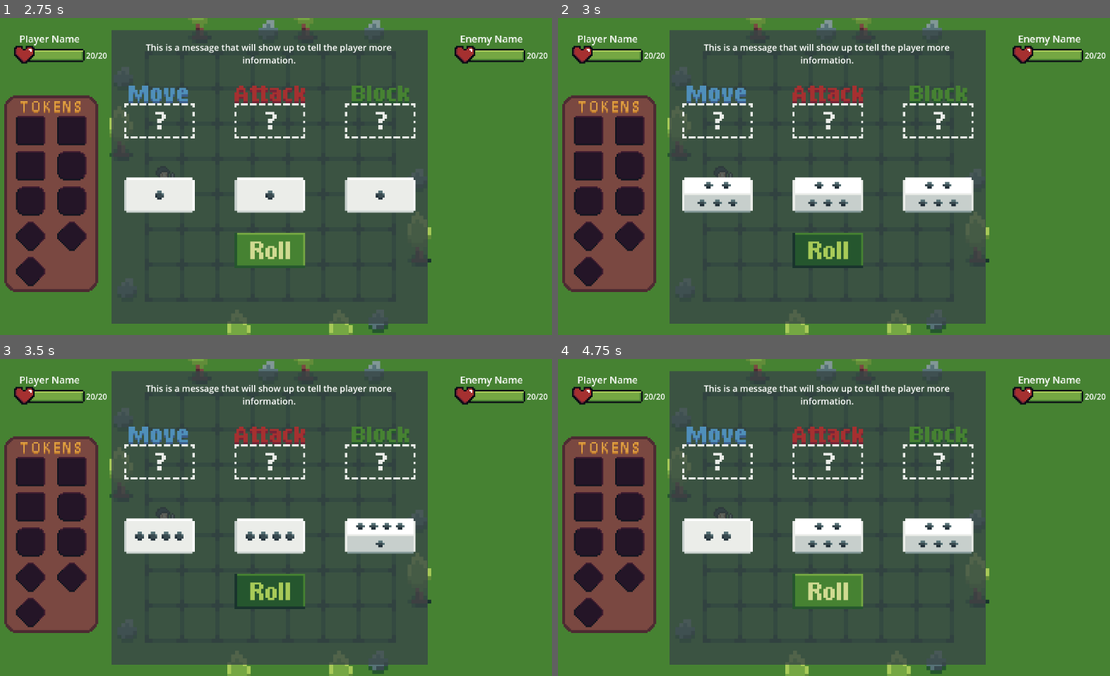
Above: before the commit, frames 1-4 (two rows, left to right).
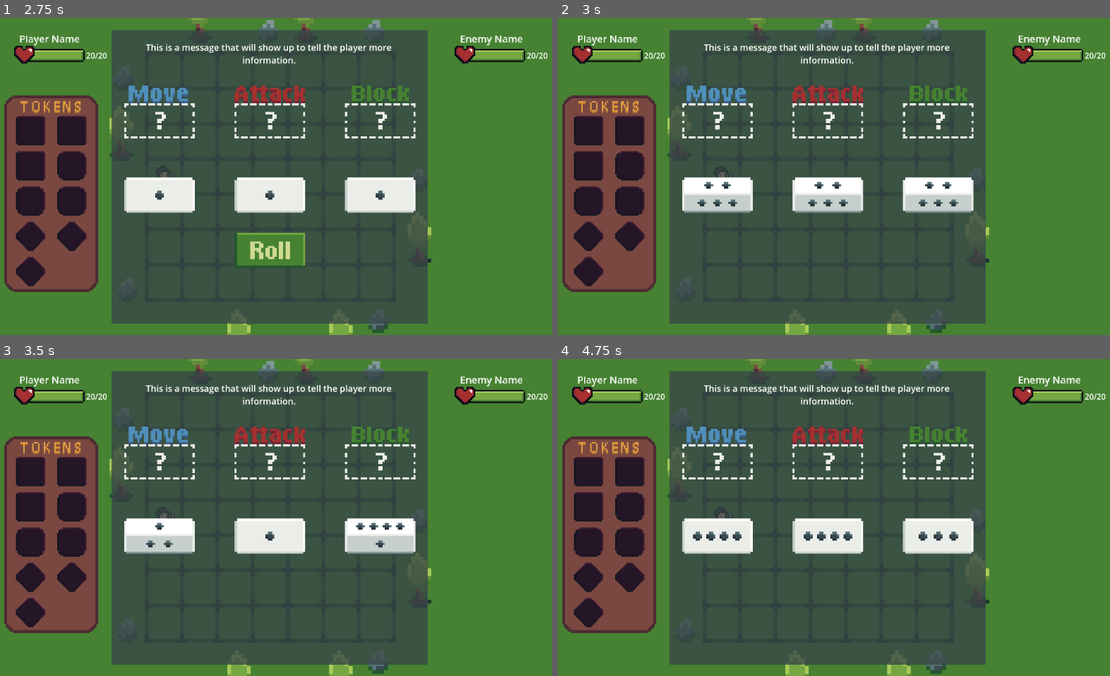
Above: after the commit, the same moments.

Repository: GilanRanger/GodotWildJam70
Game: Godot game, scene res://scenes/ring_one_board.tscn
Two runs of this game, one before a commit and one after it. Both use one fixed random seed, a clock stepped at 60 frames per second and the inputs below.
Inputs (mouse positions are in pixels of both pictures, inside the frame that each line leads up to):
- Up to frame 1 (2.75 s): tap Enter at 0.5, 2 s; move the mouse to (391, 160) at 0.52 s; click (391, 160) at 0.67 s; tap Space at 1.25 s; move the mouse to (160, 192) at 1.27 s; click (160, 192) at 1.42 s; move the mouse to (325, 106) at 2.02 s; click (325, 106) at 2.17 s
- Up to frame 2 (3 s): tap Space at 2.75 s; move the mouse to (800, 239) at 2.77 s; click (800, 239) at 2.92 s
- Up to frame 3 (3.5 s): no input
- Up to frame 4 (4.75 s): move the mouse to (999, 565) at 3.52 s; click (999, 565) at 3.67 s; move the mouse to (657, 469) at 4.27 s; click (657, 469) at 4.42 s

Frame 1 is identical in both runs. In frame 2, 0.5% of the frame differs, in the area x 42-56%, y 67-79%; in frame 3, 1.5%; in frame 4, 3.0%, in the area x 24-75%, y 51-79%.
Error in both runs: Invalid access to property or key 'button_index' on a base object of type 'InputEventKey'. (res://scenes/roll_button.gd:30)

Commit message:
Sunday Night Update 2

Diff:
--- a/assets/ui/scripts/dice.gd
+++ b/assets/ui/scripts/dice.gd
@@ -1,7 +1,23 @@
 extends Node2D
 
 @onready var sprite = get_node("Sprite")
+const sprite_width = 150
+const sprite_height = 75
+
 @onready var timer = get_node("Timer")
+
+@onready var selector = get_parent().get_node("Selector")
+@onready var move_area = get_parent().get_node("DieAreaMove")
+@onready var attack_area = get_parent().get_node("DieAreaAttack")
+@onready var block_area = get_parent().get_node("DieAreaBlock")
+
+@onready var go_button = get_parent().get_node("GoButton")
+
+enum DiceArea {
+	MOVE,
+	ATTACK,
+	BLOCK
+}
 
 const last_frame = 7
 var current_frame = 0
@@ -9,6 +25,7 @@
 var rng = RandomNumberGenerator.new()
 
 var result = -1
+var current_area: DiceArea
 
 # Called when the node enters the scene tree for the first time.
 func _ready():
@@ -20,6 +37,10 @@
 
 	result = -1
 
+	global.move_picked = false
+	global.attack_picked = false
+	global.block_picked = false
+
 	# Set to random starting orientation
 	sprite.frame = randi_range(0, 7)
 	if(sprite.frame % 2 == 1):
@@ -28,8 +49,8 @@
 func spin():
 	animate_spin()
 
-	timer.wait_time += rng.randf_range(0.05, 0.025)
-	if timer.wait_time > rng.randf_range(0.45, 0.55):
+	timer.wait_time += rng.randf_range(0.0, 0.049)
+	if timer.wait_time > rng.randf_range(0.3, 0.5):
 		stop_spin()
 		if sprite.frame % 2 == 1:
 			sprite.frame -= 1
@@ -57,3 +78,74 @@
 
 func _on_roll_button_roll_clicked():
 	start_spin()
+
+func _input(event):
+	if not visible: return
+	if result == -1: return
+
+	# Select Die
+	if event.is_pressed() and event.button_index == MOUSE_BUTTON_LEFT:
+		var mouse_position = get_global_mouse_position()
+
+		var distance_x = abs(global_position.x - mouse_position.x)
+		var distance_y = abs(global_position.y - mouse_position.y)
+
+		if distance_x < (sprite_width / 2) and distance_y < (sprite_height / 2):
+			click_event()
+
+	# Move
+	if event.is_pressed() and event.button_index == MOUSE_BUTTON_LEFT:
+		if selector.global_position.distance_to(global_position) < 0.1:
+			var mouse_position = get_global_mouse_position()
+
+			var distance_x_move = abs(move_area.global_position.x - mouse_position.x)
+			var distance_y_move = abs(move_area.global_position.y - mouse_position.y)
+
+			var distance_x_attack = abs(attack_area.global_position.x - mouse_position.x)
+			var distance_y_attack = abs(attack_area.global_position.y - mouse_position.y)
+
+			var distance_x_block = abs(block_area.global_position.x - mouse_position.x)
+			var distance_y_block = abs(block_area.global_position.y - mouse_position.y)
+
+			if distance_x_move < (sprite_width / 2) and distance_y_move < (sprite_height / 2):
+				move_to(DiceArea.MOVE)
+
+			if distance_x_attack < (sprite_width / 2) and distance_y_attack < (sprite_height / 2):
+				move_to(DiceArea.ATTACK)
+
+			if distance_x_block < (sprite_width / 2) and distance_y_block < (sprite_height / 2):
+				move_to(DiceArea.BLOCK)
+
+func click_event():
+	selector.global_position = global_position
+
+func move_to(area: DiceArea):
+	# Show Go button at this point
+	go_button.visible = true
+
+	if current_area == DiceArea.MOVE:
+		global.move_picked = false
+
+	if current_area == DiceArea.ATTACK:
+		global.attack_picked = false
+
+	if current_area == DiceArea.BLOCK:
+		global.block_picked = false
+
+	if area == DiceArea.MOVE:
+		if global.move_picked == true: return
+		global_position = move_area.global_position
+		global.move_picked = true
+
+	if area == DiceArea.ATTACK:
+		if global.attack_picked == true: return
+		global_position = attack_area.global_position
+		global.attack_picked = true
+
+	if area == DiceArea.BLOCK:
+		if global.block_picked == true: return
+		global_position = block_area.global_position
+		global.block_picked = true
+
+	current_area = area
+	selector.global_position = global_position
--- a/scenes/fight_ui.tscn
+++ b/scenes/fight_ui.tscn
@@ -16,6 +16,8 @@
 [ext_resource type="Script" path="res://scenes/roll_button.gd" id="7_hol6y"]
 [ext_resource type="Script" path="res://assets/ui/scripts/dice.gd" id="7_t2vwx"]
 [ext_resource type="Script" path="res://scenes/message_display.gd" id="16_52wp5"]
+[ext_resource type="Texture2D" uid="uid://dm1m2gw2pdy1g" path="res://assets/ui/assets/Selector.png" id="16_i6rxl"]
+[ext_resource type="Script" path="res://scenes/selector.gd" id="16_spbrb"]
 
 [node name="CanvasLayer" type="CanvasLayer"]
 script = ExtResource("1_xnesr")
@@ -114,6 +116,30 @@
 texture = ExtResource("2_n4a87")
 vframes = 2
 
+[node name="DieAreaMove" type="Node2D" parent="DiceDisplay"]
+position = Vector2(450, 275)
+
+[node name="Sprite" type="Sprite2D" parent="DiceDisplay/DieAreaMove"]
+scale = Vector2(3, 3)
+texture = ExtResource("5_t1wdr")
+offset = Vector2(0, -4.5)
+
+[node name="DieAreaAttack" type="Node2D" parent="DiceDisplay"]
+position = Vector2(600, 275)
+
+[node name="Sprite" type="Sprite2D" parent="DiceDisplay/DieAreaAttack"]
+scale = Vector2(3, 3)
+texture = ExtResource("6_mguom")
+offset = Vector2(0, -4.5)
+
+[node name="DieAreaBlock" type="Node2D" parent="DiceDisplay"]
+position = Vector2(750, 275)
+
+[node name="Sprite" type="Sprite2D" parent="DiceDisplay/DieAreaBlock"]
+scale = Vector2(3, 3)
+texture = ExtResource("7_4a8nq")
+offset = Vector2(0, -4.5)
+
 [node name="Die1" type="Node2D" parent="DiceDisplay"]
 position = Vector2(450, 375)
 script = ExtResource("7_t2vwx")
@@ -147,31 +173,12 @@
 
 [node name="Timer" type="Timer" parent="DiceDisplay/Die3"]
 
-[node name="DieAreaMove" type="Node2D" parent="DiceDisplay"]
-position = Vector2(450, 275)
+[node name="Selector" type="Node2D" parent="DiceDisplay"]
+script = ExtResource("16_spbrb")
 
-[node name="Sprite" type="Sprite2D" parent="DiceDisplay/DieAreaMove"]
+[node name="Sprite" type="Sprite2D" parent="DiceDisplay/Selector"]
 scale = Vector2(3, 3)
-texture = ExtResource("5_t1wdr")
-offset = Vector2(0, -4.5)
-
-[node name="DieAreaAttack" type="Node2D" parent="DiceDisplay"]
-position = Vector2(600, 275)
-
-[node name="Sprite" type="Sprite2D" parent="DiceDisplay/DieAreaAttack"]
-scale = Vector2(3, 3)
-texture = ExtResource("6_mguom")
-offset = Vector2(0, -4.5)
-
-[node name="DieAreaBlock" type="Node2D" parent="DiceDisplay"]
-position = Vector2(750, 275)
-
-[node name="Sprite" type="Sprite2D" parent="DiceDisplay/DieAreaBlock"]
-scale = Vector2(3, 3)
-texture = ExtResource("7_4a8nq")
-offset = Vector2(0, -4.5)
-
-[node name="Selector" type="Node2D" parent="DiceDisplay"]
+texture = ExtResource("16_i6rxl")
 
 [node name="MessageDisplay" type="Node2D" parent="."]
 script = ExtResource("16_52wp5")
--- a/scenes/go_button.gd
+++ b/scenes/go_button.gd
@@ -39,6 +39,8 @@
 func click_event():
 	go_clicked.emit()
 
+	# Leave Dice menu
+	get_parent().visible = false
 
 func set_hover_texture():
 	sprite.frame = 1
--- a/scenes/roll_button.gd
+++ b/scenes/roll_button.gd
@@ -38,6 +38,7 @@
 
 func click_event():
 	roll_clicked.emit()
+	visible = false
 
 func set_hover_texture():
 	sprite.frame = 1
--- /dev/null
+++ b/scenes/selector.gd
@@ -0,0 +1,24 @@
+extends Node2D
+
+const MIN_SIZE = 0.95
+const MAX_SIZE = 1.05
+
+var growing: bool = true
+
+# Called when the node enters the scene tree for the first time.
+func _ready():
+	visible = true
+
+# Called every frame. 'delta' is the elapsed time since the previous frame.
+func _process(delta):
+	if growing:
+		scale.x += 0.15 * delta
+		scale.y += 0.15 * delta
+	else:
+		scale.x -= 0.15 * delta
+		scale.y -= 0.15 * delta
+
+	if abs(scale.x - MIN_SIZE) < 0.01:
+		growing = true
+	if abs(scale.x - MAX_SIZE) < 0.01:
+		growing = false
--- a/scripts/global.gd
+++ b/scripts/global.gd
@@ -2,3 +2,7 @@
 
 var player_health = 16
 var player_tokens = []
+
+var move_picked: bool = false
+var attack_picked: bool = false
+var block_picked: bool = false
Binary file added: assets/ui/assets/Selector.png
Not shown, added: assets/ui/assets/Selector.png.import
Not shown: 1 places in scenes/fight_ui.tscn that only renumber resources
